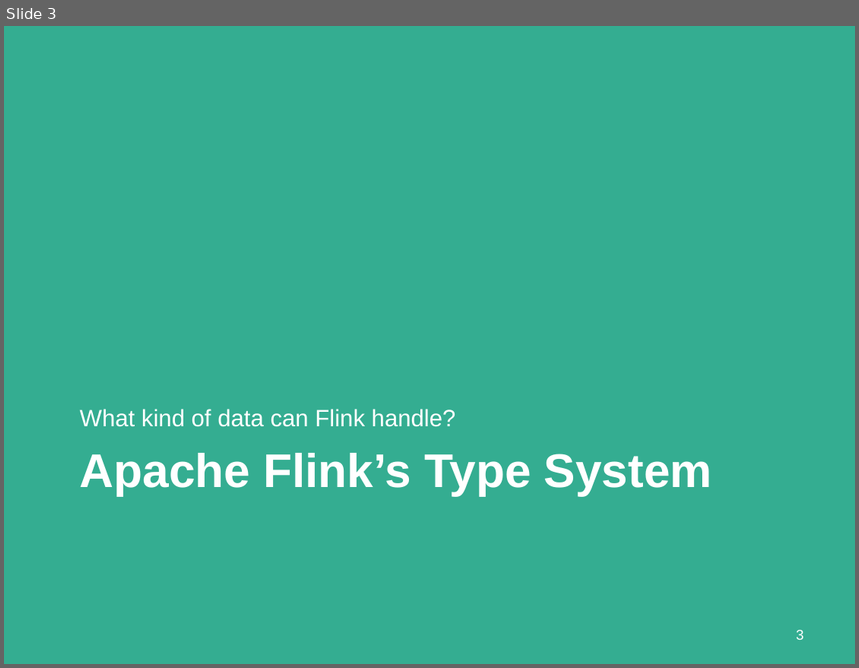
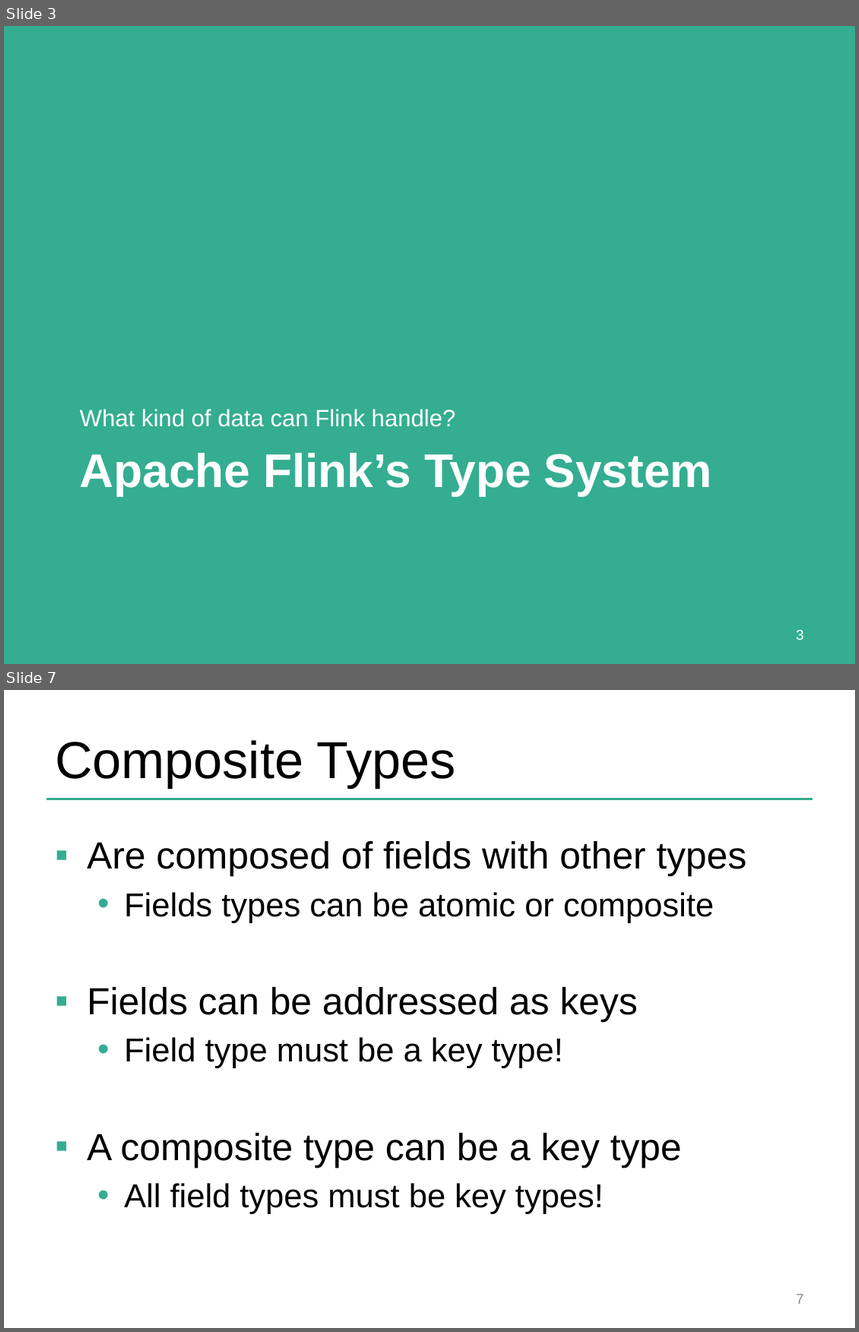
Before and after one commit to dataArtisans/flink-training-web, a slide deck: slides/flink_batch_advanced.pptx. Shown one above the other, each under a label of ours: slide 3 before the commit, slides 3 and 7 after it; the slides between them are not shown. The pictures are 859x668 and 859x1332 pixels, drawn with LibreOffice and Linux fonts; fonts in the diff are those of the drawing; background and template pictures are left out. Boxes give left, top, right and bottom in pixels: in the first picture for what was removed or moved away, otherwise in the second. Text is boxed around its words. In the diff, an @@ line names an element or a change of style, - is before the commit and + after.

Commit message:
Separated DataSet Advanced and Table API slides. Reworked data types and key section in DataSet Advanced

```diff
--- a/slides/flink_batch_advanced.pptx
+++ b/slides/flink_batch_advanced.pptx
@@ slide 7 added at (x1=4, y1=690, x2=855, y2=1328), background #FFFFFF @@
@@ title added at (x1=55, y1=740, x2=456, y2=787), 44 pt, text #000000 @@
+Composite Types
@@ line added from (47, 799) to (813, 799), #34AD91 2 pt @@
@@ text added at (x1=87, y1=841, x2=747, y2=1214), 32 pt, text #000000 @@
+▪ Are composed of fields with other types
+  • Fields types can be atomic or composite
+▪ Fields can be addressed as keys
+  • Field type must be a key type!
+▪ A composite type can be a key type
+  • All field types must be key types!
@@ page number added at (x1=796, y1=1294, x2=804, y2=1304), 12 pt, text #8C8C8C @@
+7
```
Also in this commit, not shown: 3 slides changed, 10 other slides added, 23 slides removed, 1 other file.
